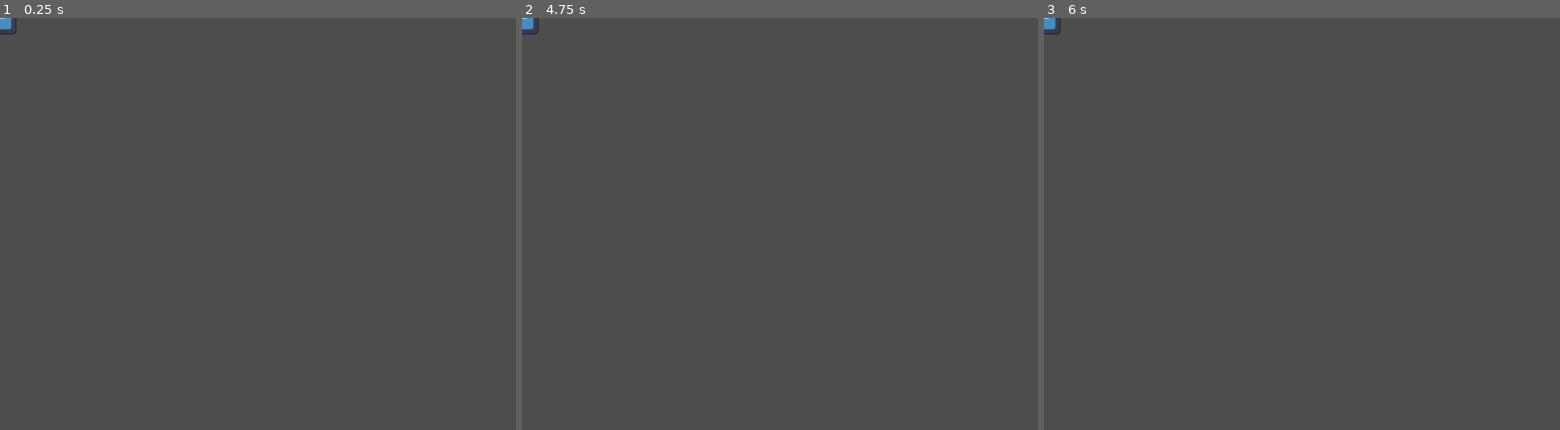
Above: before the commit, frames 1-3 (left to right).
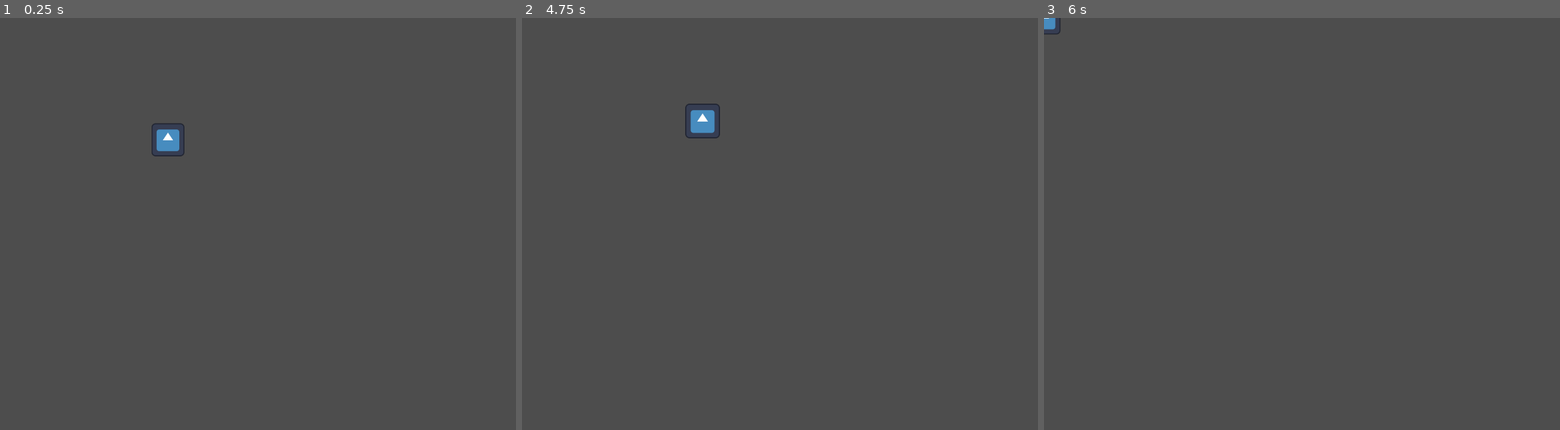
Above: after the commit, the same moments.

Repository: kbendrick/DJK_Project
Game: Godot game, scene res://The Kris Pit/level.tscn
The game is run twice, just before and just after one commit, with the same random seed, the same clock (stepped at 60 frames per second) and the same inputs. The engine's default icon, where the game draws it, is replaced by a stand-in: a white triangle on a blue panel in a dark square.
Inputs (mouse positions are in pixels of both pictures, inside the frame that each line leads up to):
- Up to frame 1 (0.25 s): no input
- Up to frame 2 (4.75 s): tap Enter at 0.5, 2, 3.5 s; move the mouse to (893, 203) at 0.52 s; press the mouse at (893, 203) at 0.53 s; tap Space at 0.77, 1.25, 2.75, 3.77, 4.25 s; release the mouse at (893, 203) at 1.25 s; drag from (676, 244) to (754, 306) at 1.27 s; move the mouse to (831, 133) at 2.02 s; press the mouse at (831, 133) at 2.03 s; release the mouse at (831, 133) at 2.75 s; drag from (754, 306) to (625, 162) at 2.77 s; move the mouse to (934, 285) at 3.52 s; press the mouse at (934, 285) at 3.53 s; release the mouse at (934, 285) at 4.25 s; drag from (625, 162) to (702, 121) at 4.27 s
- Up to frame 3 (6 s): move the mouse to (1327, 224) at 5.02 s; press the mouse at (1327, 224) at 5.03 s; release the mouse at (1327, 224) at 5.75 s; drag from (1224, 121) to (1198, 244) at 5.77 s

The runs differ from the first frame. In frame 1, 0.4% of the frame differs, in the area x 0-36%, y 0-34%; in frame 2, 0.4%, in the area x 0-39%, y 0-30%; in frame 3, nothing differs.

Commit message:
added the Drew Stew

Diff:
--- a/The Kris Pit/companion.tscn
+++ b/The Kris Pit/companion.tscn
@@ -1,17 +1,17 @@
 [gd_scene format=3 uid="uid://b6j3kp46b4rjl"]
 
-[ext_resource type="Texture2D" uid="uid://c2slme5udoag2" path="res://icon.svg" id="1_7wb77"]
-[ext_resource type="Script" uid="uid://d0fpaqa2td3he" path="res://The Kris Pit/companion.gd" id="1_8fgnr"]
+[ext_resource type="Script" uid="uid://d0fpaqa2td3he" path="res://The Kris Pit/companion.gd" id="1_3svlm"]
+[ext_resource type="Texture2D" uid="uid://c2slme5udoag2" path="res://icon.svg" id="2_fgwoy"]
 
 [sub_resource type="RectangleShape2D" id="RectangleShape2D_7dj0j"]
 size = Vector2(127, 127)
 
 [node name="Companion" type="Node2D" unique_id=1787679698]
 z_index = 3
-script = ExtResource("1_8fgnr")
+script = ExtResource("1_3svlm")
 
 [node name="Sprite2D" type="Sprite2D" parent="." unique_id=1419639775]
-texture = ExtResource("1_7wb77")
+texture = ExtResource("2_fgwoy")
 
 [node name="Area2D" type="Area2D" parent="." unique_id=326750926]
 
--- a/The Kris Pit/drop_area.tscn
+++ b/The Kris Pit/drop_area.tscn
@@ -16,4 +16,5 @@
 
 [node name="CollisionShape2D" type="CollisionShape2D" parent="." unique_id=2020075168]
 position = Vector2(0, 0.5)
+scale = Vector2(1.5, 1.5)
 shape = SubResource("RectangleShape2D_7dj0j")
--- a/The Kris Pit/level.tscn
+++ b/The Kris Pit/level.tscn
@@ -6,6 +6,13 @@
 [node name="Level" type="Node2D" unique_id=30047133]
 
 [node name="Companion" parent="." unique_id=1726157132 instance=ExtResource("1_c6h41")]
+position = Vector2(651, 473)
 
-[node name="drop_area" parent="." unique_id=394131837 instance=ExtResource("2_o7t1i")]
+[node name="drop_area3" parent="." unique_id=394131837 instance=ExtResource("2_o7t1i")]
+position = Vector2(345, 300)
+
+[node name="drop_area" parent="." unique_id=2042615073 instance=ExtResource("2_o7t1i")]
 position = Vector2(1147, 494)
+
+[node name="drop_area2" parent="." unique_id=1365832012 instance=ExtResource("2_o7t1i")]
+position = Vector2(531, 817)
Not shown: 1 places in The Kris Pit/drop_area.tscn that only renumber resources
